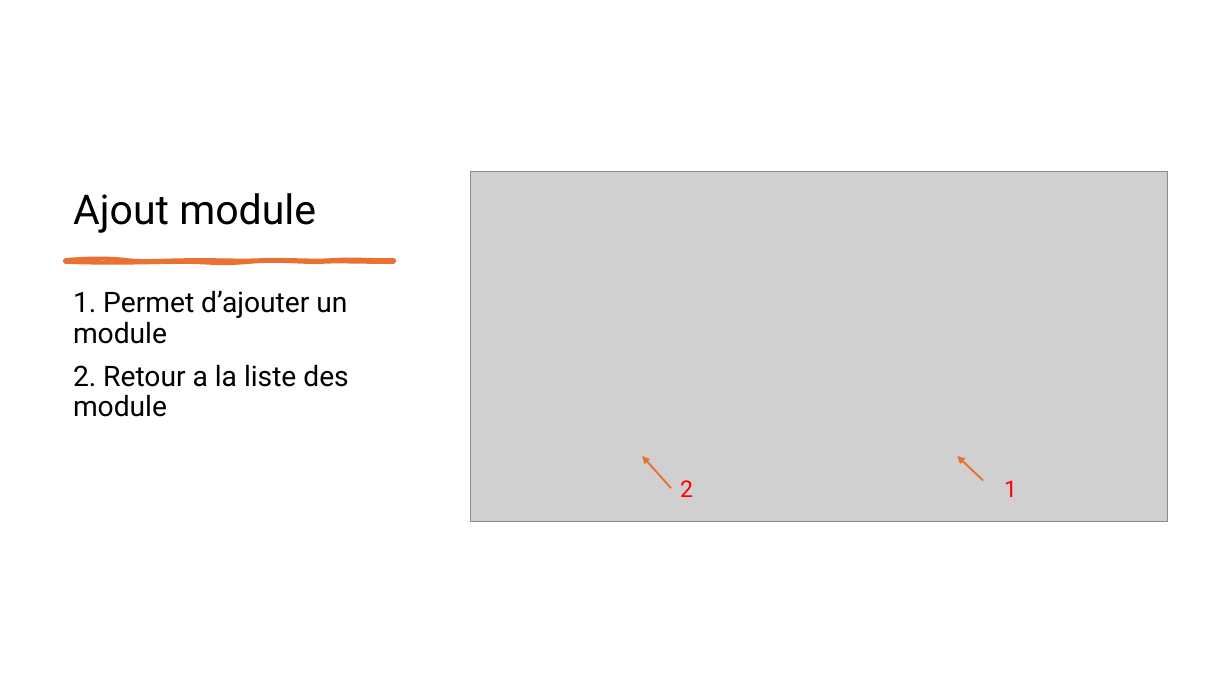
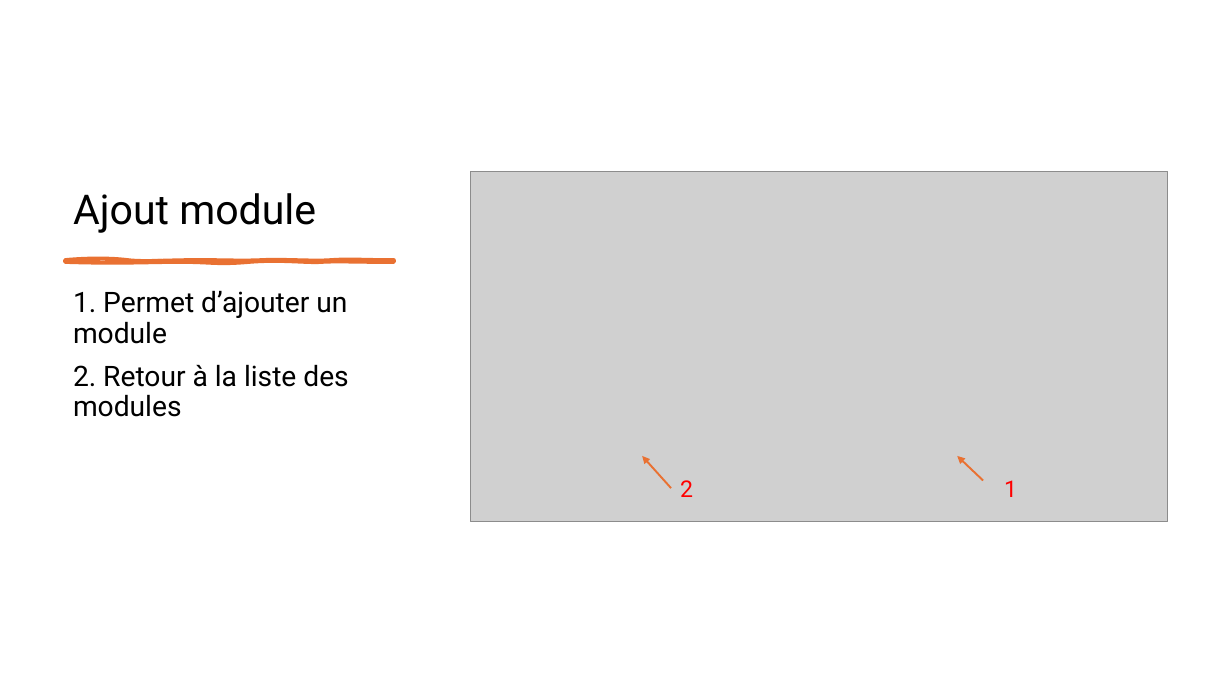
Before and after one commit to maiiro0/EnseignementSuperieur, a slide deck: slide 15 of ressources/Guide Utilisateur.pptx. Drawn at 1232x693 pixels with LibreOffice and Linux fonts; fonts in the diff are those of the drawing; grey boxes stand for pictures. Boxes give left, top, right and bottom in pixels: in the first picture for what was removed or moved away, otherwise in the second. Text is boxed around its words. In the diff, an @@ line names an element or a change of style, - is before the commit and + after.

```diff
--- a/ressources/Guide Utilisateur.pptx
+++ b/ressources/Guide Utilisateur.pptx
@@ text at [73, 364, 348, 417]: text changed @@
-2. Retour a la liste des module
+2. Retour à la liste des modules
```
Also in this commit, not shown: 6 other slides changed, 1 other file.
